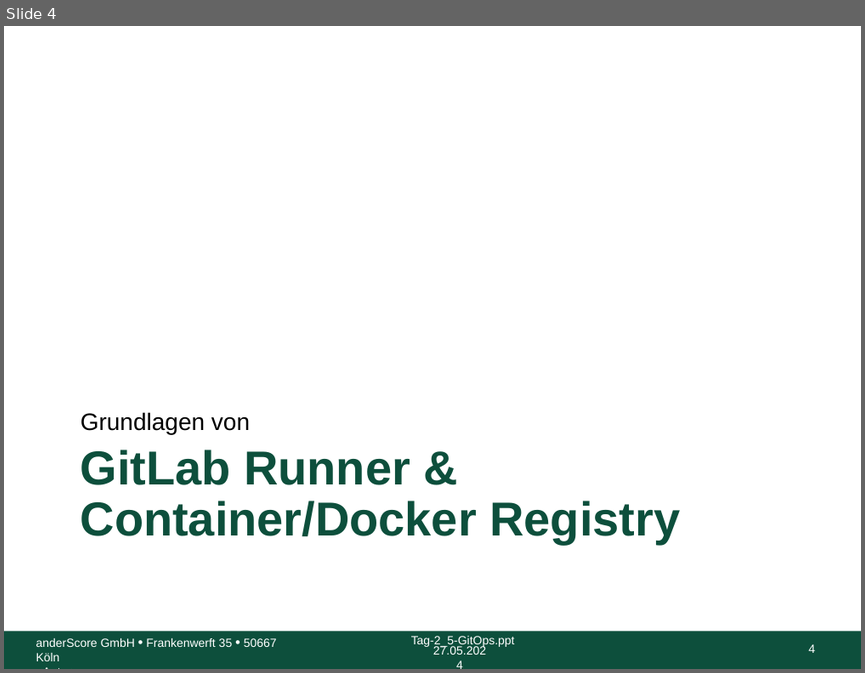
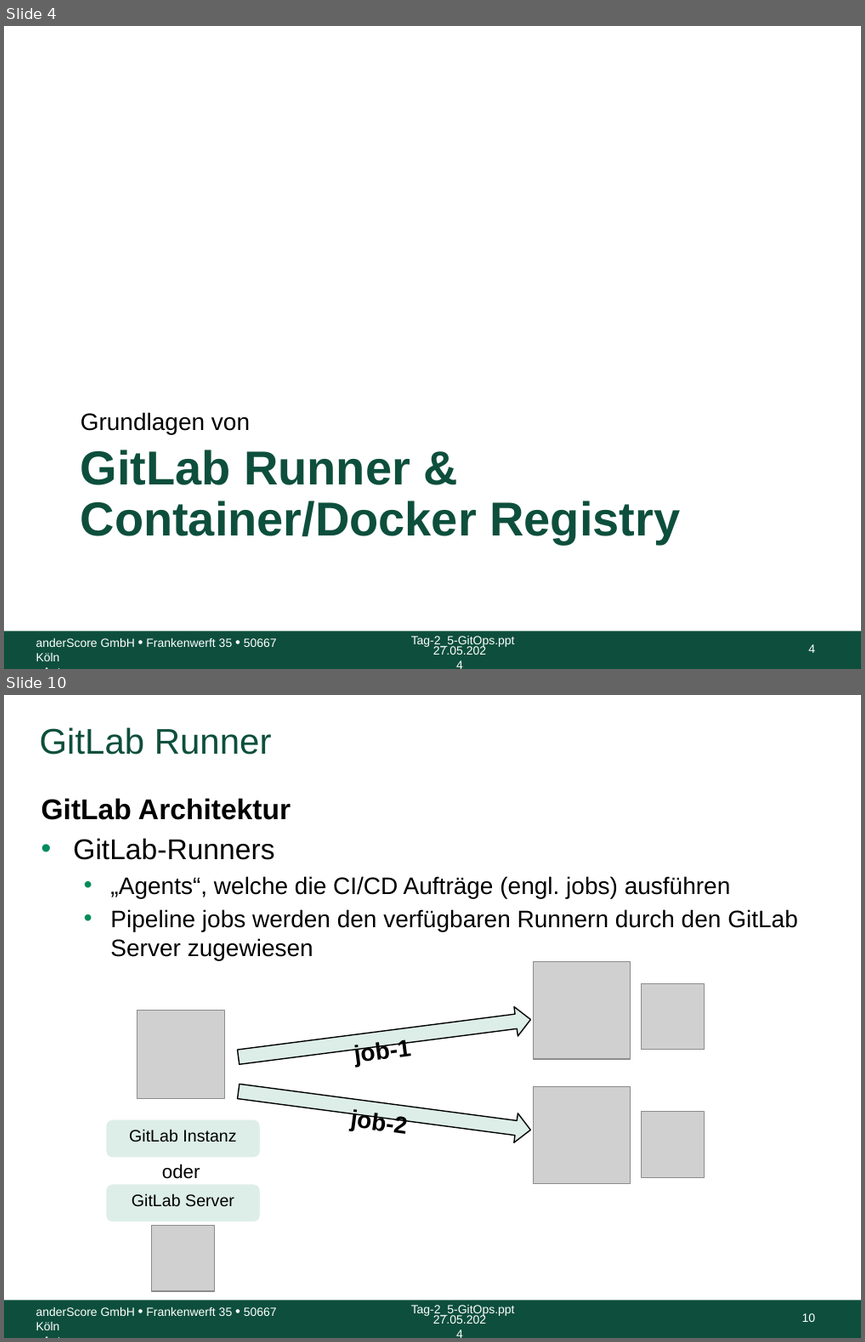
Before and after one commit to anderscore-gmbh/gitlab, a slide deck: slides/Tag-3_2-GitLab-Runner-Container-Registry.pptx. Shown one above the other, each under a label of ours: slide 4 before the commit, slides 4 and 10 after it; the slides between them are not shown. The pictures are 865x673 and 865x1342 pixels, drawn with LibreOffice and Linux fonts; fonts in the diff are those of the drawing; grey boxes stand for pictures; background and template pictures are left out. Boxes give left, top, right and bottom in pixels: in the first picture for what was removed or moved away, otherwise in the second. Text is boxed around its words. In the diff, an @@ line names an element or a change of style, - is before the commit and + after.

```diff
--- a/slides/Tag-3_2-GitLab-Runner-Container-Registry.pptx
+++ b/slides/Tag-3_2-GitLab-Runner-Container-Registry.pptx
@@ slide 10 added at (4,695,861,1338), background #FFFFFF; not listed: 5 template elements that a slide beside it also shows @@
@@ title added at (40,727,272,755), 30 pt, text #0D4F3C @@
+GitLab Runner
@@ text added at (41,798,798,960), 20 pt, text #000000 @@
+GitLab Architektur
+• GitLab-Runners
+  • „Agents“, welche die CI/CD Aufträge (engl. jobs) ausführen
+  • Pipeline jobs werden den verfügbaren Runnern durch den GitLab Server zugewiesen
@@ picture added at (533,961,630,1058) @@
@@ picture added at (642,984,704,1049) @@
@@ picture added at (137,1010,224,1098) @@
@@ right arrow added at (236,1004,533,1071), fill #DDEEE8, outline #000000 1 pt, 20 pt, text #000000, bold @@
+job-1
@@ right arrow added at (236,1077,533,1144), fill #DDEEE8, outline #000000 1 pt, 20 pt, text #000000, bold @@
+job-2
@@ picture added at (533,1087,630,1184) @@
@@ rounded rectangle added at (106,1119,260,1157), fill #DDEEE8, outline #FFFFFF 1 pt, 14 pt, text #000000 @@
+GitLab Instanz
@@ picture added at (642,1111,704,1178) @@
@@ text added at (162,1163,200,1179), 16 pt, text #000000 @@
+oder
@@ rounded rectangle added at (106,1184,260,1222), fill #DDEEE8, outline #FFFFFF 1 pt, 14 pt, text #000000 @@
+GitLab Server
@@ picture added at (151,1225,214,1292) @@
```
Also in this commit, not shown: 1 slide changed, 13 other slides added, 1 slide removed, 10 other files.
